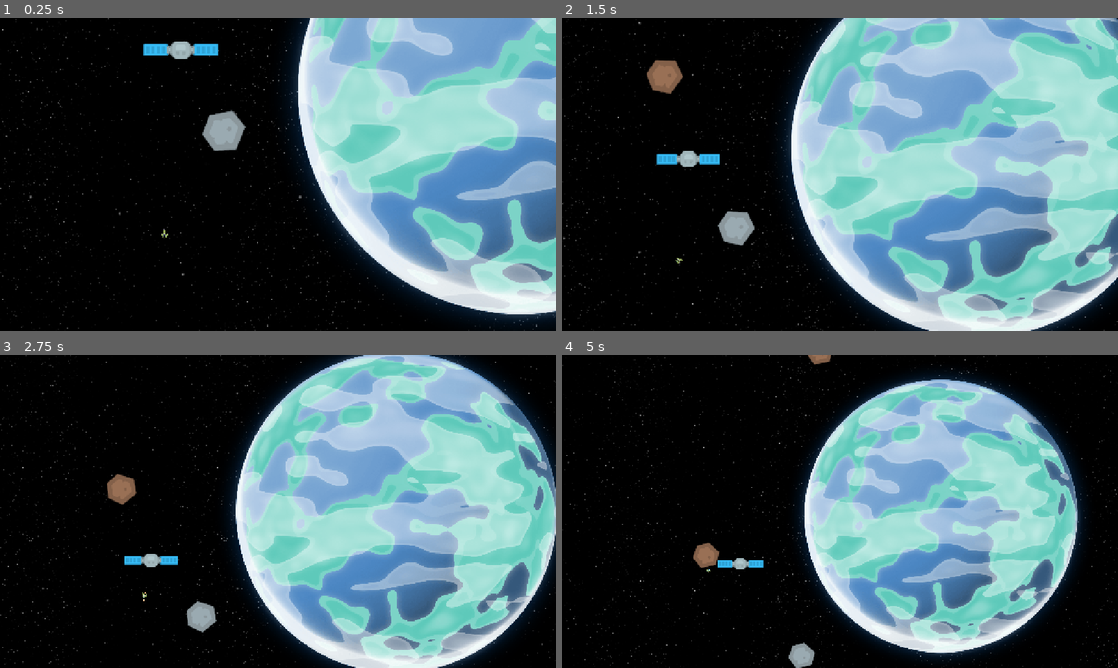
Above: before the commit, frames 1-4 (two rows, left to right).
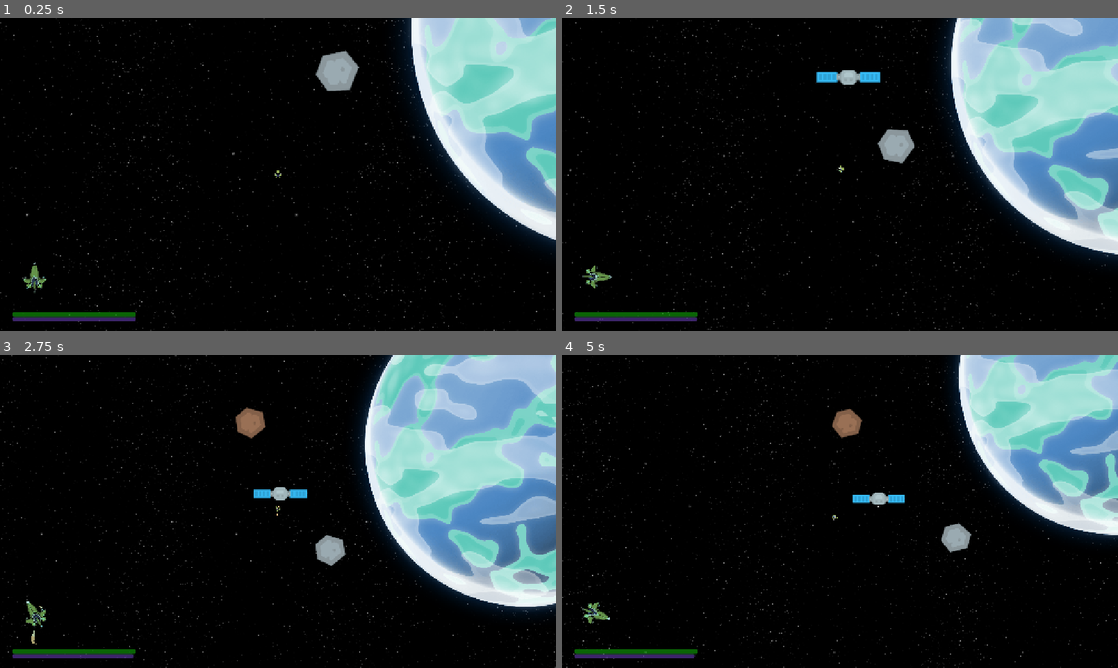
Above: after the commit, the same moments.

Repository: Kevallion/projet_k
Game: Godot game, scene res://scenes/levels/level_1.tscn
Two runs of this game, one before a commit and one after it. Both use one fixed random seed, a clock stepped at 60 frames per second and the inputs below.
Inputs (mouse positions are in pixels of both pictures, inside the frame that each line leads up to):
- Up to frame 1 (0.25 s): no input
- Up to frame 2 (1.5 s): move the mouse to (962, 158) at 0.52 s; hold Right (ui_right) 0.53-1.25 s; tap Mouse wheel down (molette_down) at 0.6 s; click (962, 158) at 0.67 s; drag from (728, 190) to (840, 143) at 1.27 s
- Up to frame 3 (2.75 s): move the mouse to (333, 442) at 2.02 s; hold Right (ui_right) from 2.03 s (still down); tap Mouse wheel down (molette_down) at 2.1 s
- Up to frame 4 (5 s): release Right (ui_right) at 2.75 s; drag from (812, 574) to (956, 511) at 2.77 s; move the mouse to (1006, 558) at 3.52 s; hold Left (ui_left) 3.53-4.25 s; tap Mouse wheel down (molette_down) at 3.6 s; drag from (673, 464) to (734, 567) at 4.27 s

The runs differ from the first frame. In frame 1, 41% of the frame differs, in the area x 0-100%, y 0-100%; in frame 2, 53%; in frame 3, 50%; in frame 4, 46%.

Commit message:
Init interface
Ajout des premiers elements de l interface

Diff:
--- /dev/null
+++ b/ressources/hologram.tres
@@ -0,0 +1,5 @@
+[gd_resource type="VisualShader" format=3 uid="uid://bdblr1ak24bg8"]
+
+[resource]
+mode = 1
+flags/light_only = false
--- a/scenes/entities/player.tscn
+++ b/scenes/entities/player.tscn
@@ -6,17 +6,6 @@
 [ext_resource type="Texture2D" uid="uid://bgykt0nr7vqcm" path="res://assets/sprites/reactor_anim1.png" id="3_d4qa6"]
 [ext_resource type="Texture2D" uid="uid://ck76jflr3pr3x" path="res://assets/sprites/reactor_anim2.png" id="4_ss7kx"]
 [ext_resource type="Texture2D" uid="uid://dy1c75gh5ft5c" path="res://assets/sprites/reactor_anim3.png" id="5_dnykm"]
-
-[sub_resource type="SpriteFrames" id="SpriteFrames_x42e6"]
-animations = [{
-"frames": [{
-"duration": 1.0,
-"texture": ExtResource("2_1ie0h")
-}],
-"loop": true,
-"name": &"default",
-"speed": 5.0
-}]
 
 [sub_resource type="SpriteFrames" id="SpriteFrames_c5rqy"]
 animations = [{
@@ -67,22 +56,24 @@
 radius = 8.0
 
 [node name="Player" type="CharacterBody2D" unique_id=632786190 groups=["player"]]
+collision_layer = 3
+collision_mask = 3
 script = ExtResource("1_08t41")
 
-[node name="AnimatedSprite2D" type="AnimatedSprite2D" parent="." unique_id=286898136]
+[node name="Sprite2D" type="Sprite2D" parent="." unique_id=1203606169]
 texture_filter = 1
 position = Vector2(0, -1)
 scale = Vector2(0.041763343, 0.041763343)
-sprite_frames = SubResource("SpriteFrames_x42e6")
+texture = ExtResource("2_1ie0h")
 
-[node name="ReactorCenterSprite" type="AnimatedSprite2D" parent="AnimatedSprite2D" unique_id=1418739909]
+[node name="ReactorCenterSprite" type="AnimatedSprite2D" parent="Sprite2D" unique_id=1418739909]
 position = Vector2(0, 430.99997)
 scale = Vector2(1.5962962, 1.4810998)
 sprite_frames = SubResource("SpriteFrames_c5rqy")
 autoplay = "default"
 frame_progress = 0.64759505
 
-[node name="ReactorLeftSprite" type="AnimatedSprite2D" parent="AnimatedSprite2D" unique_id=2144913014]
+[node name="ReactorLeftSprite" type="AnimatedSprite2D" parent="Sprite2D" unique_id=2144913014]
 position = Vector2(0, 23.944427)
 rotation = 0.6165861
 scale = Vector2(1.5962962, 1.4810998)
@@ -92,33 +83,32 @@
 frame_progress = 0.20424303
 offset = Vector2(0, 274.83328)
 
-[node name="ReactorRightSprite" type="AnimatedSprite2D" parent="AnimatedSprite2D" unique_id=370119906]
+[node name="ReactorRightSprite" type="AnimatedSprite2D" parent="Sprite2D" unique_id=370119906]
 position = Vector2(0, 23.944427)
-rotation = -0.6107521
-scale = Vector2(1.5962962, 1.4810998)
+rotation = -0.61075217
+scale = Vector2(1.5962961, 1.4810998)
 sprite_frames = SubResource("SpriteFrames_c5rqy")
 autoplay = "default"
 frame = 1
 frame_progress = 0.072116725
 offset = Vector2(0, 274.83328)
 
-[node name="ReactorFrontLeftSprite" type="AnimatedSprite2D" parent="AnimatedSprite2D" unique_id=1290123244]
+[node name="ReactorFrontLeftSprite" type="AnimatedSprite2D" parent="Sprite2D" unique_id=1290123244]
 position = Vector2(-164.18066, -119.72221)
-rotation = 3.1415927
+rotation = -3.1415925
 scale = Vector2(1.5200614, 0.8940159)
 sprite_frames = SubResource("SpriteFrames_d4qa6")
 autoplay = "default"
 
-[node name="ReactorFrontRightSprite" type="AnimatedSprite2D" parent="AnimatedSprite2D" unique_id=586215503]
+[node name="ReactorFrontRightSprite" type="AnimatedSprite2D" parent="Sprite2D" unique_id=586215503]
 position = Vector2(160, -119.722)
-rotation = 3.1415927
-scale = Vector2(-1.52, 0.894)
+scale = Vector2(1.52, -0.894)
 sprite_frames = SubResource("SpriteFrames_ss7kx")
 autoplay = "default"
 frame = 1
 frame_progress = 0.83219194
 
-[node name="Direction" type="Marker2D" parent="AnimatedSprite2D" unique_id=391048836]
+[node name="Direction" type="Marker2D" parent="Sprite2D" unique_id=391048836]
 position = Vector2(0, -1000)
 
 [node name="CollisionShape2D" type="CollisionShape2D" parent="." unique_id=1511500289]
@@ -133,4 +123,8 @@
 [node name="OutOfBound" type="Timer" parent="." unique_id=1972936815]
 one_shot = true
 
+[node name="InvulFrames" type="Timer" parent="." unique_id=1518472067]
+wait_time = 2.0
+one_shot = true
+
 [connection signal="timeout" from="OutOfBound" to="." method="_on_out_of_bound_timeout"]
--- a/scenes/levels/level_1.tscn
+++ b/scenes/levels/level_1.tscn
@@ -8,13 +8,20 @@
 [ext_resource type="Script" uid="uid://jgxd8lob1aub" path="res://scripts/entities/asteroid.gd" id="5_oc4kc"]
 [ext_resource type="Texture2D" uid="uid://dt4jkuu2luw2b" path="res://assets/sprites/meteors/meteorGrey_small2.png" id="6_s8va5"]
 [ext_resource type="Script" uid="uid://c2sl5dggvfeu5" path="res://scripts/entities/planet.gd" id="8_dga24"]
-[ext_resource type="PackedScene" uid="uid://cbus4r2vum2hc" path="res://scenes/entities/spatial_station.tscn" id="10_qxy0u"]
+[ext_resource type="PackedScene" uid="uid://6n732bofyslr" path="res://scenes/ui/interface.tscn" id="10_excbq"]
+[ext_resource type="PackedScene" path="res://scenes/entities/spatial_station.tscn" id="10_qxy0u"]
 
 [sub_resource type="RectangleShape2D" id="RectangleShape2D_6761a"]
-size = Vector2(1400, 1000)
+size = Vector2(2407, 1879)
 
 [sub_resource type="RectangleShape2D" id="RectangleShape2D_nsrm0"]
-size = Vector2(1400, 1000)
+size = Vector2(2407, 1648)
+
+[sub_resource type="RectangleShape2D" id="RectangleShape2D_dga24"]
+size = Vector2(2407, 1927)
+
+[sub_resource type="RectangleShape2D" id="RectangleShape2D_qxy0u"]
+size = Vector2(2407, 1919.5)
 
 [sub_resource type="AtlasTexture" id="AtlasTexture_sk5k4"]
 atlas = ExtResource("5_6761a")
@@ -1801,14 +1808,29 @@
 script = ExtResource("3_x42e6")
 
 [node name="CollisionShape2D" type="CollisionShape2D" parent="CameraAreaNode/CameraArea2D" unique_id=1471810508]
+position = Vector2(-503.5, 439.5)
 shape = SubResource("RectangleShape2D_6761a")
 
 [node name="CameraArea2D2" type="Area2D" parent="CameraAreaNode" unique_id=1705359594]
 script = ExtResource("3_x42e6")
 
 [node name="CollisionShape2D" type="CollisionShape2D" parent="CameraAreaNode/CameraArea2D2" unique_id=1630562140]
-position = Vector2(0, -1020)
+position = Vector2(-503.5, -1344)
 shape = SubResource("RectangleShape2D_nsrm0")
+
+[node name="CameraArea2D3" type="Area2D" parent="CameraAreaNode" unique_id=1305078903]
+script = ExtResource("3_x42e6")
+
+[node name="CollisionShape2D" type="CollisionShape2D" parent="CameraAreaNode/CameraArea2D3" unique_id=1176985881]
+position = Vector2(1925, -512.5)
+shape = SubResource("RectangleShape2D_dga24")
+
+[node name="CameraArea2D4" type="Area2D" parent="CameraAreaNode" unique_id=1035258892]
+script = ExtResource("3_x42e6")
+
+[node name="CollisionShape2D" type="CollisionShape2D" parent="CameraAreaNode/CameraArea2D4" unique_id=1454922901]
+position = Vector2(1925, 1436.75)
+shape = SubResource("RectangleShape2D_qxy0u")
 
 [node name="Music" type="AudioStreamPlayer" parent="." unique_id=327953179]
 stream = ExtResource("4_x42e6")
@@ -1818,24 +1840,30 @@
 [node name="Asteroid" type="CharacterBody2D" parent="." unique_id=467215900 groups=["space_object"]]
 position = Vector2(523, -95.04974)
 collision_layer = 2
+motion_mode = 1
+platform_on_leave = 2
+platform_floor_layers = 4294967040
 script = ExtResource("5_oc4kc")
 metadata/_custom_type_script = "uid://jgxd8lob1aub"
 
 [node name="Asteroid2" type="CharacterBody2D" parent="." unique_id=2047042607 groups=["space_object"]]
 position = Vector2(1351, -478)
 collision_layer = 2
+motion_mode = 1
 script = ExtResource("5_oc4kc")
 metadata/_custom_type_script = "uid://jgxd8lob1aub"
 
 [node name="Asteroid3" type="CharacterBody2D" parent="." unique_id=1676775816 groups=["space_object"]]
 position = Vector2(645, 310)
 collision_layer = 2
+motion_mode = 1
 platform_on_leave = 2
 script = ExtResource("5_oc4kc")
 asteroidTexture = ExtResource("6_s8va5")
 metadata/_custom_type_script = "uid://jgxd8lob1aub"
 
-[node name="AnimatedSprite2D" type="AnimatedSprite2D" parent="." unique_id=1055201885]
+[node name="SunSprite" type="AnimatedSprite2D" parent="." unique_id=1055201885]
+z_index = -2
 texture_filter = 1
 position = Vector2(933, -944)
 sprite_frames = SubResource("SpriteFrames_r601b")
@@ -1843,6 +1871,7 @@
 frame_progress = 0.09672816
 
 [node name="Planet" type="CharacterBody2D" parent="." unique_id=1163074045]
+z_index = -1
 position = Vector2(1330, 244)
 collision_layer = 0
 script = ExtResource("8_dga24")
@@ -1858,7 +1887,22 @@
 position = Vector2(552, 124)
 collision_layer = 2
 
+[node name="Interface" parent="." unique_id=1016790414 instance=ExtResource("10_excbq")]
+anchors_preset = 0
+anchor_right = 0.0
+anchor_bottom = 0.0
+offset_left = 140.0
+offset_top = 389.0
+offset_right = 815.0
+offset_bottom = 852.0
+grow_horizontal = 1
+grow_vertical = 1
+
 [connection signal="body_entered" from="CameraAreaNode/CameraArea2D" to="CameraAreaNode/CameraArea2D" method="_on_body_entered"]
 [connection signal="body_exited" from="CameraAreaNode/CameraArea2D" to="CameraAreaNode/CameraArea2D" method="_on_body_exited"]
 [connection signal="body_entered" from="CameraAreaNode/CameraArea2D2" to="CameraAreaNode/CameraArea2D2" method="_on_body_entered"]
 [connection signal="body_exited" from="CameraAreaNode/CameraArea2D2" to="CameraAreaNode/CameraArea2D2" method="_on_body_exited"]
+[connection signal="body_entered" from="CameraAreaNode/CameraArea2D3" to="CameraAreaNode/CameraArea2D3" method="_on_body_entered"]
+[connection signal="body_exited" from="CameraAreaNode/CameraArea2D3" to="CameraAreaNode/CameraArea2D3" method="_on_body_exited"]
+[connection signal="body_entered" from="CameraAreaNode/CameraArea2D4" to="CameraAreaNode/CameraArea2D4" method="_on_body_entered"]
+[connection signal="body_exited" from="CameraAreaNode/CameraArea2D4" to="CameraAreaNode/CameraArea2D4" method="_on_body_exited"]
--- /dev/null
+++ b/scenes/ui/interface.tscn
@@ -0,0 +1,76 @@
+[gd_scene format=3 uid="uid://6n732bofyslr"]
+
+[ext_resource type="Script" uid="uid://drh7r68clxrjb" path="res://scripts/ui/interface.gd" id="1_nv1a2"]
+[ext_resource type="PackedScene" uid="uid://dpb45y2nb8djb" path="res://scenes/entities/player.tscn" id="2_vexwb"]
+[ext_resource type="Texture2D" uid="uid://b15sah8sml0lp" path="res://assets/sprites/ship_modele.png" id="3_p2ypj"]
+[ext_resource type="Shader" uid="uid://itavaovhyogu" path="res://shaders/hologram.gdshader" id="3_rmlgn"]
+
+[sub_resource type="ShaderMaterial" id="ShaderMaterial_rmlgn"]
+shader = ExtResource("3_rmlgn")
+shader_parameter/color = Color(0.51, 0.77950007, 1, 0.43529412)
+
+[sub_resource type="ShaderMaterial" id="ShaderMaterial_p2ypj"]
+shader = ExtResource("3_rmlgn")
+shader_parameter/color = Color(0.62352943, 0.88235295, 1, 1)
+
+[node name="Interface" type="Control" unique_id=1016790414]
+layout_mode = 3
+anchors_preset = 15
+anchor_right = 1.0
+anchor_bottom = 1.0
+offset_right = 6.0
+offset_bottom = 1.0
+grow_horizontal = 2
+grow_vertical = 2
+script = ExtResource("1_nv1a2")
+
+[node name="CanvasLayer" type="CanvasLayer" parent="." unique_id=1734603017]
+
+[node name="FuelBar" type="ProgressBar" parent="CanvasLayer" unique_id=47588709]
+modulate = Color(0.56318444, 0.3366921, 0.98882896, 1)
+z_index = 1
+anchors_preset = 15
+anchor_right = 1.0
+anchor_bottom = 1.0
+offset_left = 28.0
+offset_top = 688.0
+offset_right = -967.0
+offset_bottom = -23.0
+grow_horizontal = 2
+grow_vertical = 2
+max_value = 1000.0
+value = 500.0
+show_percentage = false
+
+[node name="LifeBar" type="ProgressBar" parent="CanvasLayer" unique_id=1068024868]
+modulate = Color(0.09320182, 0.93670046, 0.050708726, 1)
+z_index = 1
+anchors_preset = 15
+anchor_right = 1.0
+anchor_bottom = 1.0
+offset_left = 28.0
+offset_top = 676.0
+offset_right = -967.0
+offset_bottom = -32.0
+grow_horizontal = 2
+grow_vertical = 2
+max_value = 1000.0
+value = 1000.0
+show_percentage = false
+
+[node name="Ghost" type="Sprite2D" parent="CanvasLayer" unique_id=1765988736]
+visible = false
+material = SubResource("ShaderMaterial_rmlgn")
+position = Vector2(80, 600)
+scale = Vector2(0.19025522, 0.15061295)
+texture = ExtResource("3_p2ypj")
+
+[node name="CharacterBody2D" type="CharacterBody2D" parent="CanvasLayer" unique_id=273823413]
+position = Vector2(277, 540)
+
+[node name="Player" parent="CanvasLayer" unique_id=632786190 instance=ExtResource("2_vexwb")]
+modulate = Color(0.6745098, 0.84705883, 0.827451, 1)
+z_index = -1
+material = SubResource("ShaderMaterial_p2ypj")
+position = Vector2(80, 600)
+scale = Vector2(2.9999998, 3)
--- a/scripts/entities/player.gd
+++ b/scripts/entities/player.gd
@@ -1,21 +1,23 @@
 extends CharacterBody2D
 
-@onready var sprite = $AnimatedSprite2D
-@onready var forward = $AnimatedSprite2D/Direction
+@onready var sprite = $Sprite2D
+@onready var forward = $Sprite2D/Direction
 @onready var camera =  $Camera2D
-@onready var reactorCenterSprite = $AnimatedSprite2D/ReactorCenterSprite
-@onready var reactorLeftSprite = $AnimatedSprite2D/ReactorLeftSprite
-@onready var reactorRightSprite = $AnimatedSprite2D/ReactorRightSprite
-@onready var reactorFrontLeftSprite = $AnimatedSprite2D/ReactorFrontLeftSprite
-@onready var reactorFrontRightSprite = $AnimatedSprite2D/ReactorFrontRightSprite
+@onready var reactorCenterSprite = $Sprite2D/ReactorCenterSprite
+@onready var reactorLeftSprite = $Sprite2D/ReactorLeftSprite
+@onready var reactorRightSprite = $Sprite2D/ReactorRightSprite
+@onready var reactorFrontLeftSprite = $Sprite2D/ReactorFrontLeftSprite
+@onready var reactorFrontRightSprite = $Sprite2D/ReactorFrontRightSprite
 @onready var outOfBound = $OutOfBound
 
 ## vitesse maximal du vaisseau
 @export var maxSpeed := 300.0
 
-var gas = 1000.0;
-var maxGas = 1000.0;
+var gas = 5000.0;
+var maxGas = 5000.0;
 var gasExpense = 1;
+var maxHealth = 1000
+var health = 1000
 
 var speed = 1
 var rotationForce = 0.01
@@ -31,6 +33,16 @@
 func _physics_process(_delta: float) -> void:
 	basic_mouvements()
 	move_and_slide()
+
+	# Dégats de collision #
+	var collision_info = move_and_collide(velocity * _delta)
+	if collision_info and $InvulFrames.is_stopped():
+		health -= 100
+		velocity = velocity.bounce(collision_info.get_normal())*0.3
+		$InvulFrames.start()
+
+	if health <= 0 or gas <= 0:
+		death()
 
 func basic_mouvements():
 	## Vecteur de direction en face du Player
@@ -118,6 +130,8 @@
 	sprite.rotation = respawnRotation
 	velocity = Vector2.ZERO
 	rotationDirection = 0
+	health = maxHealth
+	gas = maxGas
 
 func _on_out_of_bound_timeout() -> void:
 	death()
--- a/scripts/ui/camera_2d.gd
+++ b/scripts/ui/camera_2d.gd
@@ -6,7 +6,7 @@
 var zoom_out
 
 const zoom_max = 10.0
-const zoom_min = 0.6
+const zoom_min = 0.7
 
 var screensize
 var largeur
--- /dev/null
+++ b/scripts/ui/interface.gd
@@ -0,0 +1,32 @@
+extends Control
+
+@onready var fuel = $CanvasLayer/FuelBar
+@onready var life = $CanvasLayer/LifeBar
+@onready var player = get_parent().get_node("Player")
+@onready var ghostPlayer = $CanvasLayer/Player
+
+@onready var ghost = $CanvasLayer/Ghost
+@onready var char = $CanvasLayer/CharacterBody2D
+
+func _ready():
+	ghosting()
+
+func _physics_process(delta: float) -> void:
+	fuel.value = player.gas
+	fuel.max_value = player.maxGas
+
+	life.value = player.health
+	life.max_value = player.maxHealth
+
+	ghostPlayer.position = Vector2(80, 600)
+	ghostPlayer.sprite.rotation = player.sprite.rotation
+
+func set_property(tx_pos, tx_scale ):
+	ghost.position = tx_pos
+	ghost.scale = tx_scale
+
+func ghosting():
+	var tween_fade = get_tree().create_tween()
+
+	tween_fade.tween_property(self, "self_modulate",Color(1, 1, 1, 0), 0.25 )
+	await tween_fade.finished
--- /dev/null
+++ b/shaders/hologram.gdshader
@@ -0,0 +1,18 @@
+shader_type canvas_item;
+
+uniform vec4 color : source_color;
+
+//void vertex() {
+	//// Called for every vertex the material is visible on.
+//}
+
+void fragment() {
+	//vec4 texture_color = texture(TEXTURE, UV);
+	//COLOR = mix(texture_color, color, 0.5);
+	COLOR = color;
+}
+
+//void light() {
+//	// Called for every pixel for every light affecting the CanvasItem.
+//	// Uncomment to replace the default light processing function with this one.
+//}
Not shown, added: scripts/ui/interface.gd.uid
Not shown, added: shaders/hologram.gdshader.uid
